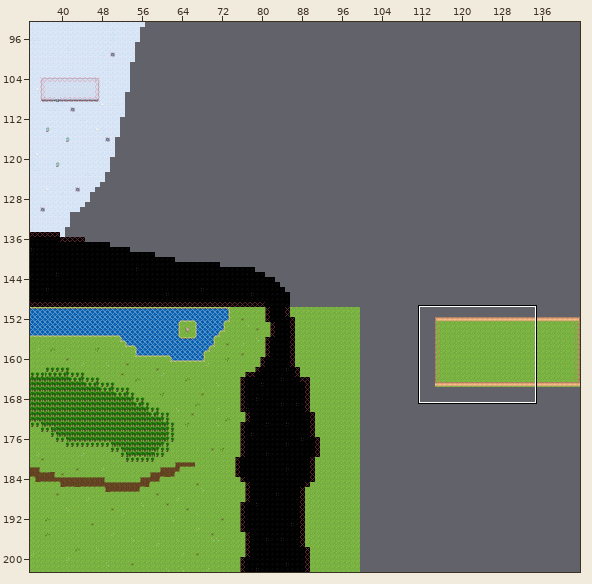
A Tiled map gets an edit: public/images/map.tmx. Above, an overview of the earlier version with the close-up marked.
Close-up. First the earlier version:
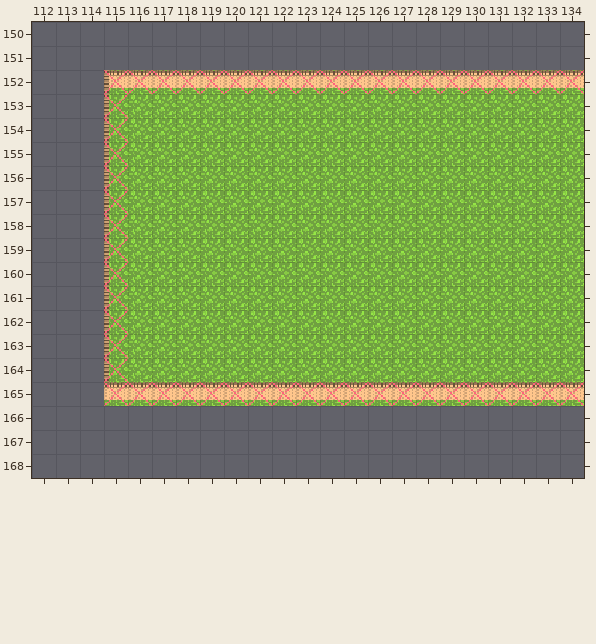
Cells are 16x16 px. Shown: x 112..134, y 150..168. Tiles whose own drawing changed are shown in their newer look in all pictures.
After the commit:
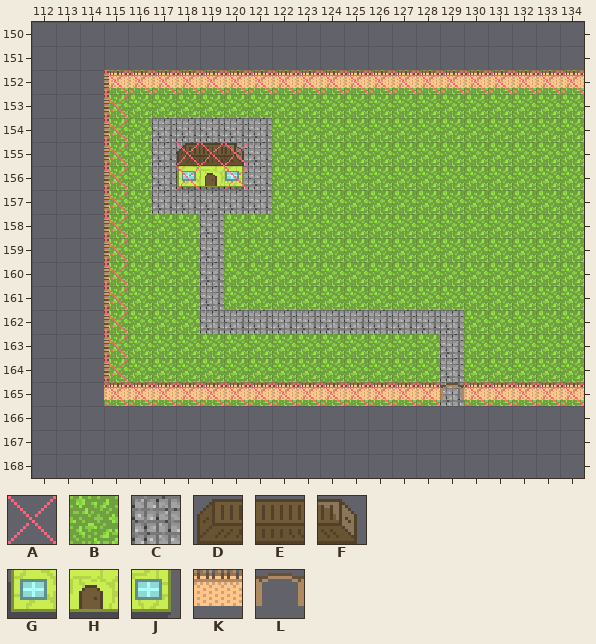
Key: from "map_sprites": A 0, B 5, C 18, D 211, E 212, F 213, G 227, H 228, J 229, K 243, L 246.
_ is an empty cell.
Edits made:
Layer "Tile Layer 1":
y 154..157: x 117..121 BBBBB -> CCCCC
y 158..161: x 119 B -> C
y 162: x 119..129 BBBBBBBBBBB -> CCCCCCCCCCC
y 163..165: x 129 B -> C
Layer "Decorations":
y 155: x 118..120 ___ -> DEF
y 156: x 118..120 ___ -> GHJ
y 165: x 129 K -> L
Layer "Obj":
y 155: x 118..120 ___ -> AAA
y 156: x 118 _ -> A; x 120 _ -> A
y 165: x 129 A -> _
